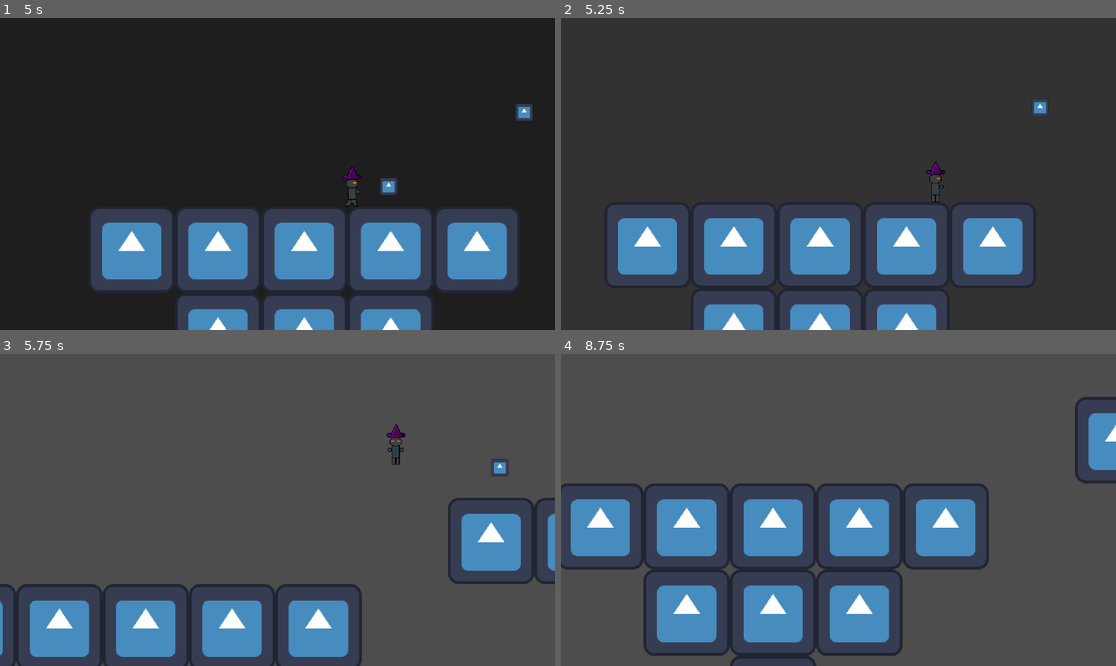
Above: before the commit, frames 1-4 (two rows, left to right).
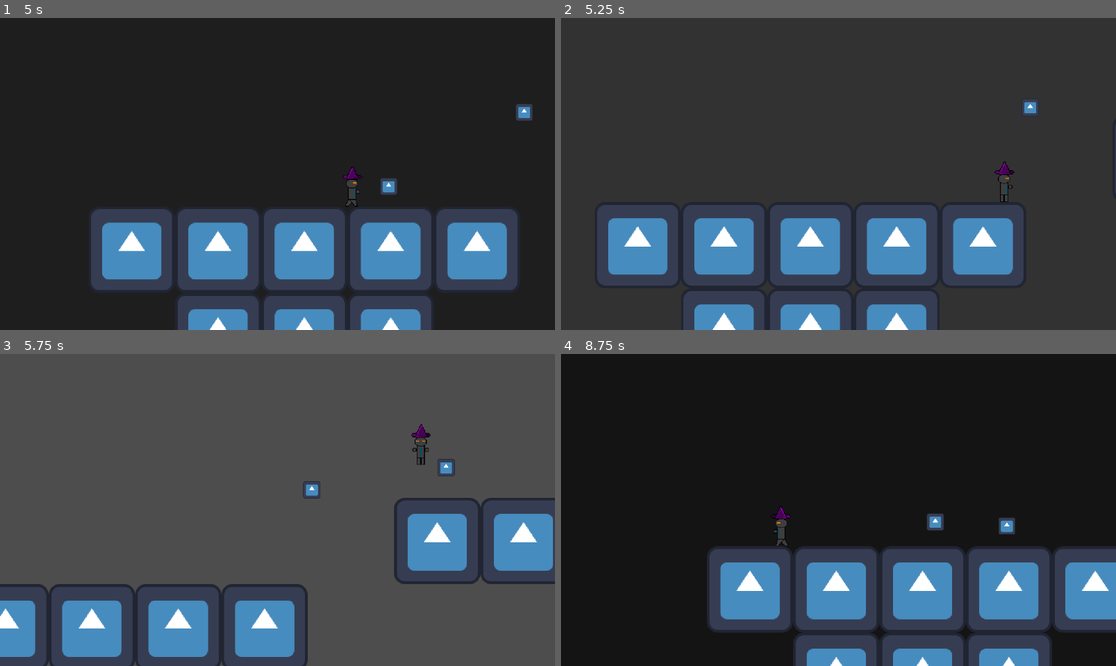
Above: after the commit, the same moments.

Repository: Joeredmile/DTG
Game: Godot game, scene res://Scenes/main_menu.tscn
The game is run twice, just before and just after one commit, with the same random seed, the same clock (stepped at 60 frames per second) and the same inputs. The engine's default icon, where the game draws it, is replaced by a stand-in: a white triangle on a blue panel in a dark square.
Inputs:
- Up to frame 1 (5 s): click "Start" at 0.5 s; click "Start" at 1.25 s; tap Enter (ui_accept) at 2, 2.27, 3.02, 3.5, 4.52 s; hold D (right) 2.03-3.53 s; tap Shift (dash) every 0.75 s from 2.1 to 4.35 s; hold A (left) 3.53-4.28 s; hold D (right) from 4.28 s (still down)
- Up to frame 2 (5.25 s): keep holding D (right); tap Shift (dash) at 5.1 s
- Up to frame 3 (5.75 s): keep holding D (right); tap Enter (ui_accept) at 5.27 s
- Up to frame 4 (8.75 s): release D (right) at 5.78 s; hold A (left) 5.78-6.53 s; tap Shift (dash) every 0.75 s from 5.85 to 8.1 s; tap Enter (ui_accept) at 6.02, 7.52, 8.27 s; hold D (right) 6.53-7.28 s; hold A (left) from 7.28 s (still down)

Frame 1 is identical in both runs. In frame 2, 10% of the frame differs, in the area x 6-100%, y 26-100%; in frame 3, 14%; in frame 4, 91%, in the area x 0-100%, y 0-100%.

Commit message:
Added Dash feature

Diff:
--- a/dtg-/Scenes/player.tscn
+++ b/dtg-/Scenes/player.tscn
@@ -105,3 +105,9 @@
 [node name="CollisionShape2D" type="CollisionShape2D" parent="hitbox" unique_id=2145519758]
 position = Vector2(0, 1)
 shape = SubResource("CapsuleShape2D_6t5aa")
+
+[node name="dashtimer" type="Timer" parent="." unique_id=1066522]
+wait_time = 0.123
+one_shot = true
+
+[connection signal="timeout" from="dashtimer" to="." method="_on_dashtimer_timeout"]
--- a/dtg-/Scripts/player.gd
+++ b/dtg-/Scripts/player.gd
@@ -2,11 +2,15 @@
 
 @onready var animation: AnimatedSprite2D = $AnimatedSprite2D
 
-const SPEED = 400.0
+var SPEED = 400.0
 const JUMP_VELOCITY = -600.0
-
+var dash_cooldown = 1.6
+var _dash_cd_timer: float = 0.0
 
 func _physics_process(delta: float) -> void:
+	if _dash_cd_timer > 0.0:
+		_dash_cd_timer = max(_dash_cd_timer - delta, 0.0)
+
 	# Add the gravity.
 	if not is_on_floor():
 		velocity += get_gravity() * delta
@@ -28,7 +32,17 @@
 	else:
 		velocity.x = move_toward(velocity.x, 0, SPEED)
 
+
 	move_and_slide()
+
+	#handle dash
+	if Input.is_action_just_pressed("dash") and _dash_cd_timer <= 0.0:
+		$dashtimer.start()
+		SPEED *= 3.5
+		velocity.x = direction * SPEED
+		_dash_cd_timer = dash_cooldown
+
+
 
 	if is_on_floor():
 		if abs(velocity.x) > 0.1:
@@ -38,3 +52,8 @@
 
 	else:
 		animation.play("jump")
+
+
+func _on_dashtimer_timeout() -> void:
+	#reset dash to normal
+	SPEED = 400
